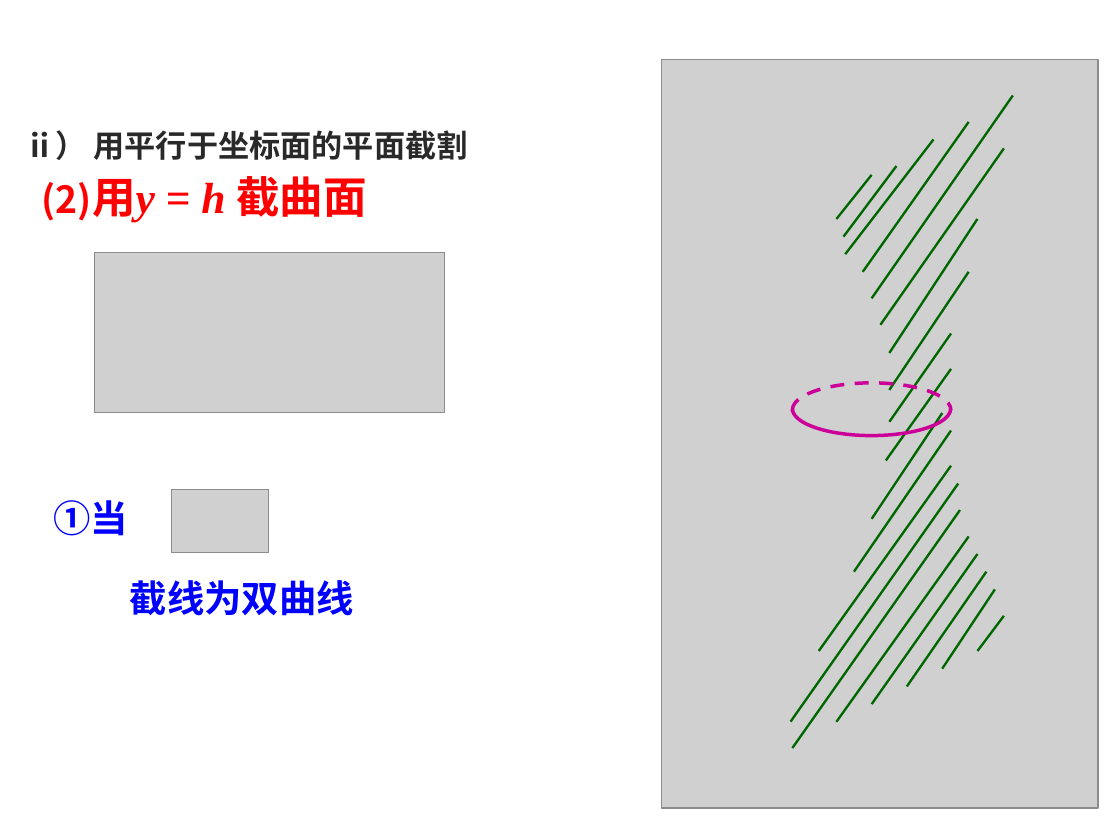
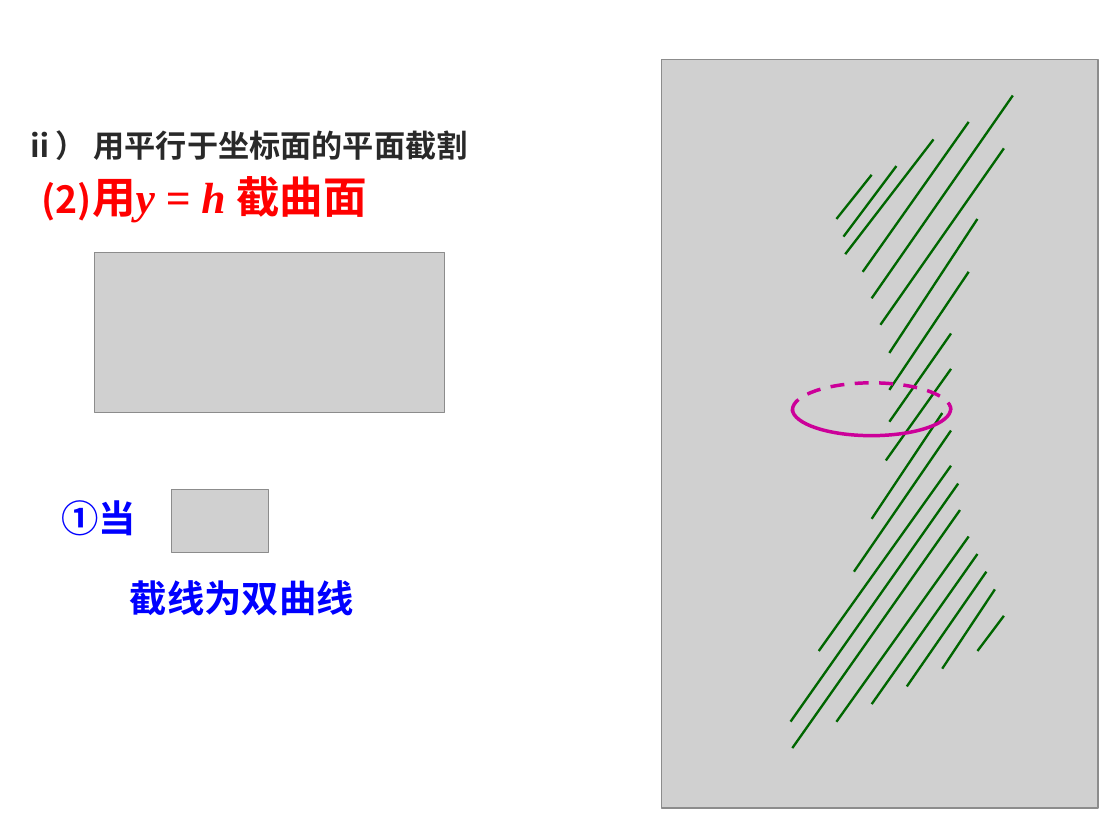
Before and after one commit to weihuayi/class, a slide deck: slide 9 of analyticgeometry/PPT/4-5.ppt. Drawn at 1120x840 pixels with LibreOffice and Linux fonts; fonts in the diff are those of the drawing; grey boxes stand for pictures; background and template pictures are left out. Boxes give left, top, right and bottom in pixels: in the first picture for what was removed or moved away, otherwise in the second. Text is boxed around its words. In the diff, an @@ line names an element or a change of style, - is before the commit and + after.

```diff
--- a/analyticgeometry/PPT/4-5.ppt
+++ b/analyticgeometry/PPT/4-5.ppt
@@ text "①当 时" moved from (x1=54, y1=489, x2=250, y2=543) to (x1=61, y1=489, x2=257, y2=543) @@
```
Also in this commit, not shown: 14 other slides changed, 2 other files.
